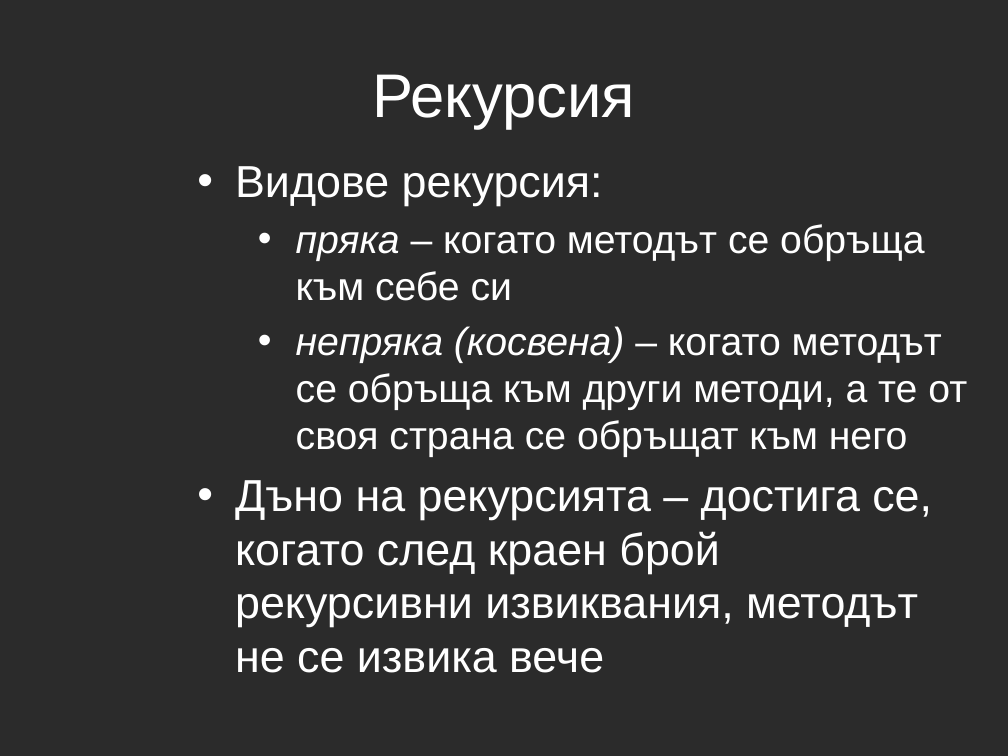
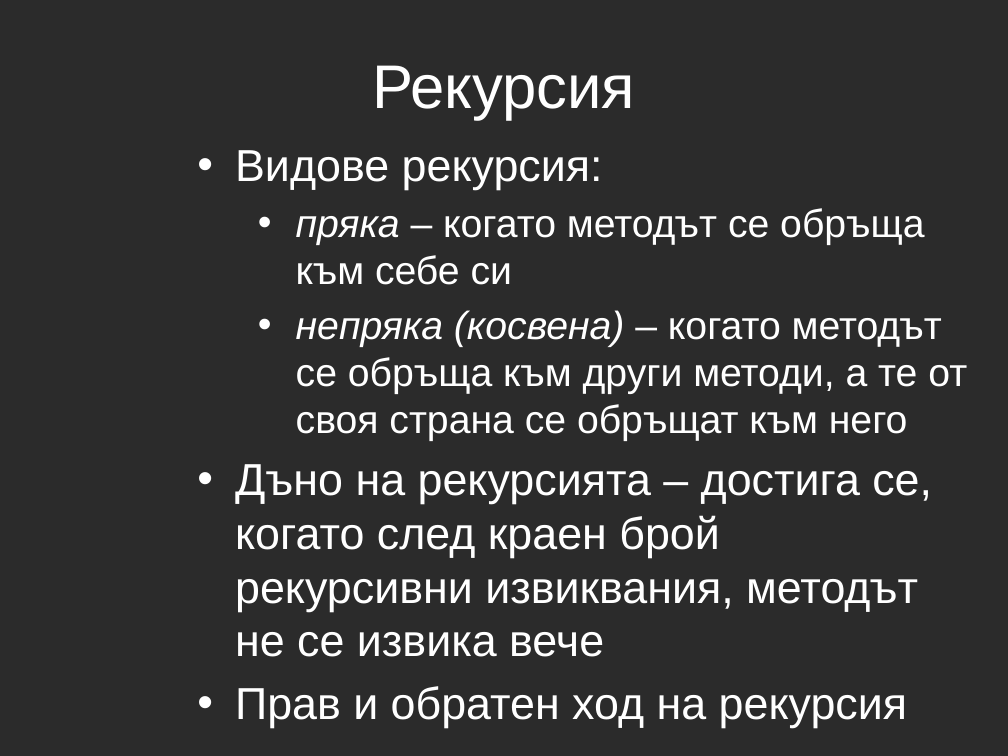
Before and after one commit to aslv/1300ruc, a slide deck: slide 26 of Lecture5/Lecture5.pptx. Drawn at 1008x756 pixels with LibreOffice and Linux fonts; fonts in the diff are those of the drawing; background and template pictures are left out; a plain dark background stands for a picture behind light text. Boxes give left, top, right and bottom in pixels: in the first picture for what was removed or moved away, otherwise in the second. Text is boxed around its words. In the diff, an @@ line names an element or a change of style, - is before the commit and + after.

```diff
--- a/Lecture5/Lecture5.pptx
+++ b/Lecture5/Lecture5.pptx
@@ title "Рекурсия": place and size @@
-title "Рекурсия" at box(372, 74, 635, 129)
+title "Рекурсия" at box(372, 65, 635, 120)
@@ text "Видове рекурсия:": place and size @@
-text "Видове рекурсия:" at box(235, 166, 967, 673)
+text "Видове рекурсия:" at box(235, 150, 967, 728)
@@ text at box(235, 686, 907, 728): paragraph added @@
+• Прав и обратен ход на рекурсия
```
Also in this commit, not shown: 2 other slides changed, 10 other files.
